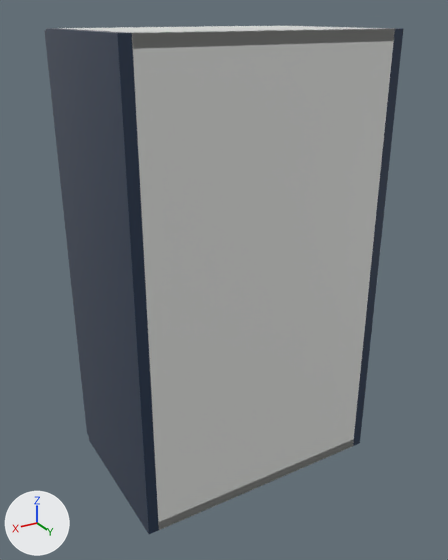
A saved change to the glTF model storefront/public/cabinet-inventory/models/oppein-pb-bss-w1830.glb.
The view is the same before and after, from a 50 mm lens placed at (0.748, 0.723, 0.783), pointed at (0.231, -0.139, 0.352). Arrows for +X, +Y and +Z are at lower left; the lights stay in place. The first picture is the older version. Where no turn or scale is listed for an object, it has been applied to the vertices.

Names of what the first picture shows: 'Cabinet back', 'Cabinet bottom', 'Cabinet side', 'Cabinet side.001', 'Cabinet top', 'Door'.
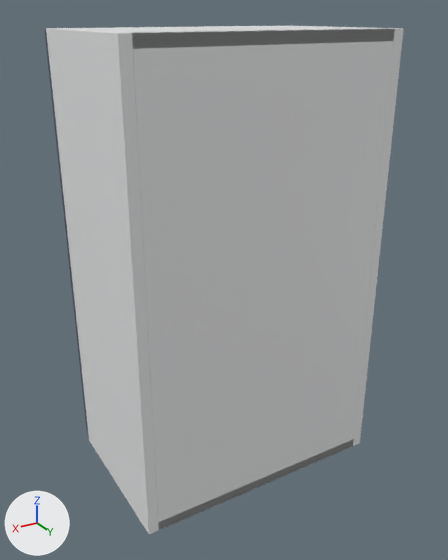
Location of each change, [x1, y1, x2, y2] in pixels of the pictures (448 x 560 px):
'Cabinet side.001', recoloured (dark blue to white): [46, 28, 159, 534] in both
'Cabinet side', recoloured: [316, 26, 404, 446] in both

Diff of the bpy script that builds the scene:
```diff
--- a/storefront/public/cabinet-inventory/models/oppein-pb-bss-w1830.glb.py
+++ b/storefront/public/cabinet-inventory/models/oppein-pb-bss-w1830.glb.py
@@ mat_white_cabinet_carcass @@
+mat_white_cabinet_carcass = principled_material('White cabinet carcass')
+mat_white_cabinet_carcass.base_color = (0.82, 0.83, 0.835)  # white #eaebec
+mat_white_cabinet_carcass.roughness = 0.48
@@ me_cube @@
 me_cube.from_pydata(...)  # 56 vertices, 108 faces; spans x -0.009..0.009, y -0.142..0.142, z -0.381..0.381
-me_cube.materials.append(mat_supplier_finish___blue_single_shaker)  # dark blue #24364f
+me_cube.materials.append(mat_white_cabinet_carcass)  # white #eaebec
@@ me_cube_001 @@
 me_cube_001.from_pydata(...)  # 56 vertices, 108 faces; spans x -0.009..0.009, y -0.142..0.142, z -0.381..0.381
-me_cube_001.materials.append(mat_supplier_finish___blue_single_shaker)  # dark blue #24364f
+me_cube_001.materials.append(mat_white_cabinet_carcass)  # white #eaebec
```
